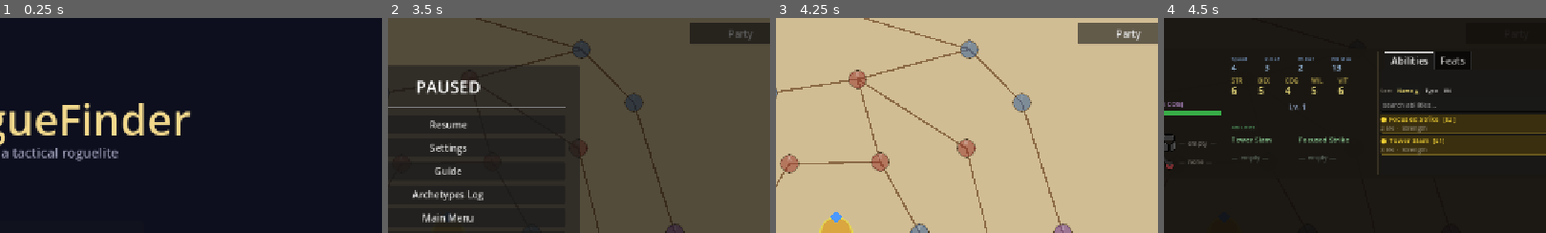
Above: before the commit, frames 1-4 (left to right).
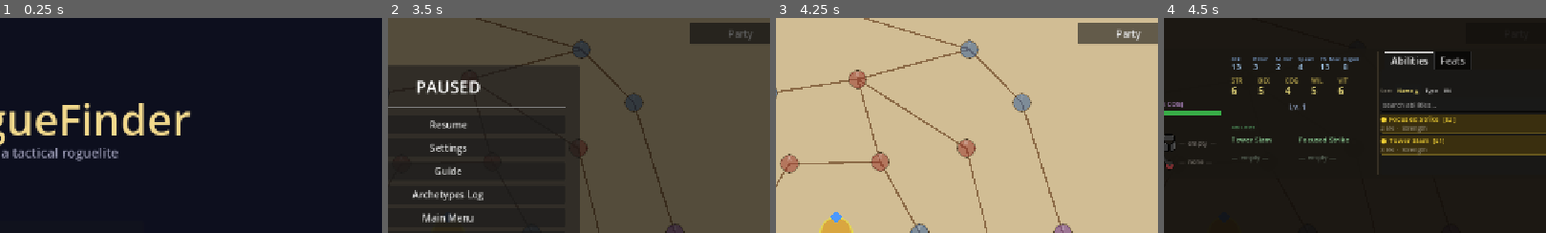
Above: after the commit, the same moments.

Repository: caleb-the-dev/RogueFinder
Game: Godot game, scene res://main.tscn
Two runs of this game, one before a commit and one after it. Both use one fixed random seed, a clock stepped at 60 frames per second and the inputs below. The engine's default icon, where the game draws it, is replaced by a stand-in: a white triangle on a blue panel in a dark square.
Inputs (mouse positions are % of the whole screen's width and height, from its top left):
- Up to frame 1 (0.25 s): no input
- Up to frame 2 (3.5 s): click "Start New Run" at 0.5 s; click (30, 14) at 1.27 s; type "Alex" at 1.35 s; click "Begin Run" at 2 s; click "☰" at 2.75 s
- Up to frame 3 (4.25 s): click "Resume" at 3.5 s
- Up to frame 4 (4.5 s): click "Party" at 4.25 s
The pictures show only the part of the screen within x 42-92%, y 0-50%; the shares and areas given below are measured in that part.

Frames 1-3 are identical in both runs. In frame 4, 0.6% of the frame differs, in the area x 17-51%, y 18-25%.

Commit message:
fix: show feat + ability in equipment tooltips; add Attack + Regen to member card
Co-Authored-By: Claude Sonnet 4.6 <noreply@anthropic.com>

Diff:
--- a/rogue-finder/scripts/party/PartySheet.gd
+++ b/rogue-finder/scripts/party/PartySheet.gd
@@ -398,9 +398,15 @@
 	var tip: String
 	if is_equipment:
 		var eq: EquipmentData = EquipmentLibrary.get_equipment(item["id"])
-		tip = "%s  [%s]\n%s\n%s\n\nDrag to a matching slot to equip." % [
+		var extra_lines: PackedStringArray = []
+		var ab_line: String = _granted_abilities_str(eq)
+		var feat_line: String = _feat_str(eq)
+		if ab_line != "": extra_lines.append(ab_line)
+		if feat_line != "": extra_lines.append(feat_line)
+		var extras: String = ("\n" + "\n".join(extra_lines)) if not extra_lines.is_empty() else ""
+		tip = "%s  [%s]\n%s%s\n%s\n\nDrag to a matching slot to equip." % [
 			item.get("name", "?"), _slot_name(eq.slot),
-			_bonuses_str(eq.stat_bonuses), eq.description
+			_bonuses_str(eq.stat_bonuses), extras, eq.description
 		]
 	else:
 		tip = "%s  [consumable]\n%s\n\nDrag to a CONSUMABLE slot to equip." % [
@@ -562,12 +568,14 @@
 	var tr_w: float = half_w - 16.0   ## = 239
 	var tr_y: float = card_pos.y + 10.0
 
-	# Derived stats — 4 columns
+	# Derived stats — 6 columns
 	var derived_defs: Array = [
-		["Speed",    str(member.speed),            "Speed\nMovement cells per turn.\n= 1 + kindred bonus + gear"],
-		["P.Def",    str(member.physical_defense), "Physical Defense\nReduces physical HARM.\n= physical_armor + gear bonuses"],
-		["M.Def",    str(member.magic_defense),    "Magic Defense\nReduces magic HARM.\n= magic_armor + gear bonuses"],
-		["EN Max",   str(member.energy_max),       "Energy Max\nTotal energy pool.\n= 5 + VIT + gear bonuses"],
+		["Atk",    str(member.attack),            "Attack\nPhysical output per hit.\n= 5 + STR + gear + feats"],
+		["P.Def",  str(member.physical_defense),  "Physical Defense\nReduces physical HARM.\n= physical_armor + gear + feats"],
+		["M.Def",  str(member.magic_defense),     "Magic Defense\nReduces magic HARM.\n= magic_armor + gear + feats"],
+		["Speed",  str(member.speed),             "Speed\nMovement cells per turn.\n= 1 + kindred bonus"],
+		["EN Max", str(member.energy_max),        "Energy Max\nTotal energy pool.\n= 5 + VIT + gear + feats"],
+		["Regen",  str(member.energy_regen),      "Energy Regen\nEnergy restored per turn.\n= 2 + WIL + gear + feats"],
 	]
 	var dcol_w: float = tr_w / float(derived_defs.size())
 	for i in range(derived_defs.size()):
@@ -585,7 +593,7 @@
 		var dval := Label.new()
 		dval.text = dd[1]
 		dval.position = Vector2(dx, tr_y + 11.0)
-		dval.add_theme_font_size_override("font_size", 14)
+		dval.add_theme_font_size_override("font_size", 13)
 		dval.add_theme_color_override("font_color",
 			Color(0.68, 0.84, 1.00).lerp(Color(0.40, 0.40, 0.40), 0.5 if is_dead else 0.0))
 		dval.tooltip_text = dd[2]
@@ -725,8 +733,14 @@
 		elif eq != null:
 			slot_btn.text = eq.equipment_name
 			var bonus: String = _bonuses_str(eq.stat_bonuses)
-			slot_btn.tooltip_text = _wrap_tooltip("%s  [%s]\n%s\n%s\n\nRight-click to unequip." % [
-				eq.equipment_name, slot_label, bonus, eq.description])
+			var slot_extra_lines: PackedStringArray = []
+			var slot_ab: String = _granted_abilities_str(eq)
+			var slot_feat: String = _feat_str(eq)
+			if slot_ab != "": slot_extra_lines.append(slot_ab)
+			if slot_feat != "": slot_extra_lines.append(slot_feat)
+			var slot_extras: String = ("\n" + "\n".join(slot_extra_lines)) if not slot_extra_lines.is_empty() else ""
+			slot_btn.tooltip_text = _wrap_tooltip("%s  [%s]\n%s%s\n%s\n\nRight-click to unequip." % [
+				eq.equipment_name, slot_label, bonus, slot_extras, eq.description])
 			slot_btn.add_theme_color_override("font_color",
 				EquipmentData.RARITY_COLORS.get(eq.rarity, Color(0.85, 0.82, 0.72)))
 		else:
@@ -1258,6 +1272,10 @@
 	_add_cmp_label(col_a, cur_eq.equipment_name, 14, Color(0.92, 0.88, 0.78))
 	_add_cmp_label(col_a, "%s  %s" % [_slot_name(cur_eq.slot), _bonuses_str(cur_eq.stat_bonuses)],
 		10, Color(0.65, 0.62, 0.50))
+	if _granted_abilities_str(cur_eq) != "":
+		_add_cmp_label(col_a, _granted_abilities_str(cur_eq), 10, Color(0.72, 0.85, 0.62))
+	if _feat_str(cur_eq) != "":
+		_add_cmp_label(col_a, _feat_str(cur_eq), 10, Color(0.82, 0.72, 0.95))
 	_add_cmp_desc(col_a, cur_eq.description)
 
 	# Right: incoming item from bag
@@ -1267,6 +1285,10 @@
 		_add_cmp_label(col_b, in_eq.equipment_name, 14, Color(0.92, 0.88, 0.78))
 		_add_cmp_label(col_b, "%s  %s" % [_slot_name(in_eq.slot), _bonuses_str(in_eq.stat_bonuses)],
 			10, Color(0.65, 0.62, 0.50))
+		if _granted_abilities_str(in_eq) != "":
+			_add_cmp_label(col_b, _granted_abilities_str(in_eq), 10, Color(0.72, 0.85, 0.62))
+		if _feat_str(in_eq) != "":
+			_add_cmp_label(col_b, _feat_str(in_eq), 10, Color(0.82, 0.72, 0.95))
 		_add_cmp_desc(col_b, in_eq.description)
 	else:
 		_add_cmp_label(col_b, incoming.get("name", "?"), 14, Color(0.92, 0.88, 0.78))
@@ -1711,6 +1733,25 @@
 		parts.append("%s %s%d" % [_stat_abbr(key), "+" if val >= 0 else "", val])
 	return "  ".join(parts)
 
+## Returns a single-line feat description for tooltip use, or "" if no feat.
+func _feat_str(eq: EquipmentData) -> String:
+	if eq.feat_id == "":
+		return ""
+	var feat: FeatData = FeatLibrary.get_feat(eq.feat_id)
+	var bonus: String = _bonuses_str(feat.stat_bonuses)
+	if bonus != "":
+		return "[Feat] %s  (%s)" % [feat.name, bonus]
+	return "[Feat] %s" % feat.name
+
+## Returns a single-line granted-ability list for tooltip use, or "" if none.
+func _granted_abilities_str(eq: EquipmentData) -> String:
+	if eq.granted_ability_ids.is_empty():
+		return ""
+	var names: PackedStringArray = []
+	for aid: String in eq.granted_ability_ids:
+		names.append(AbilityLibrary.get_ability(aid).ability_name)
+	return "[Ability] %s" % ", ".join(names)
+
 func _stat_abbr(stat: String) -> String:
 	match stat:
 		"strength":      return "STR"
